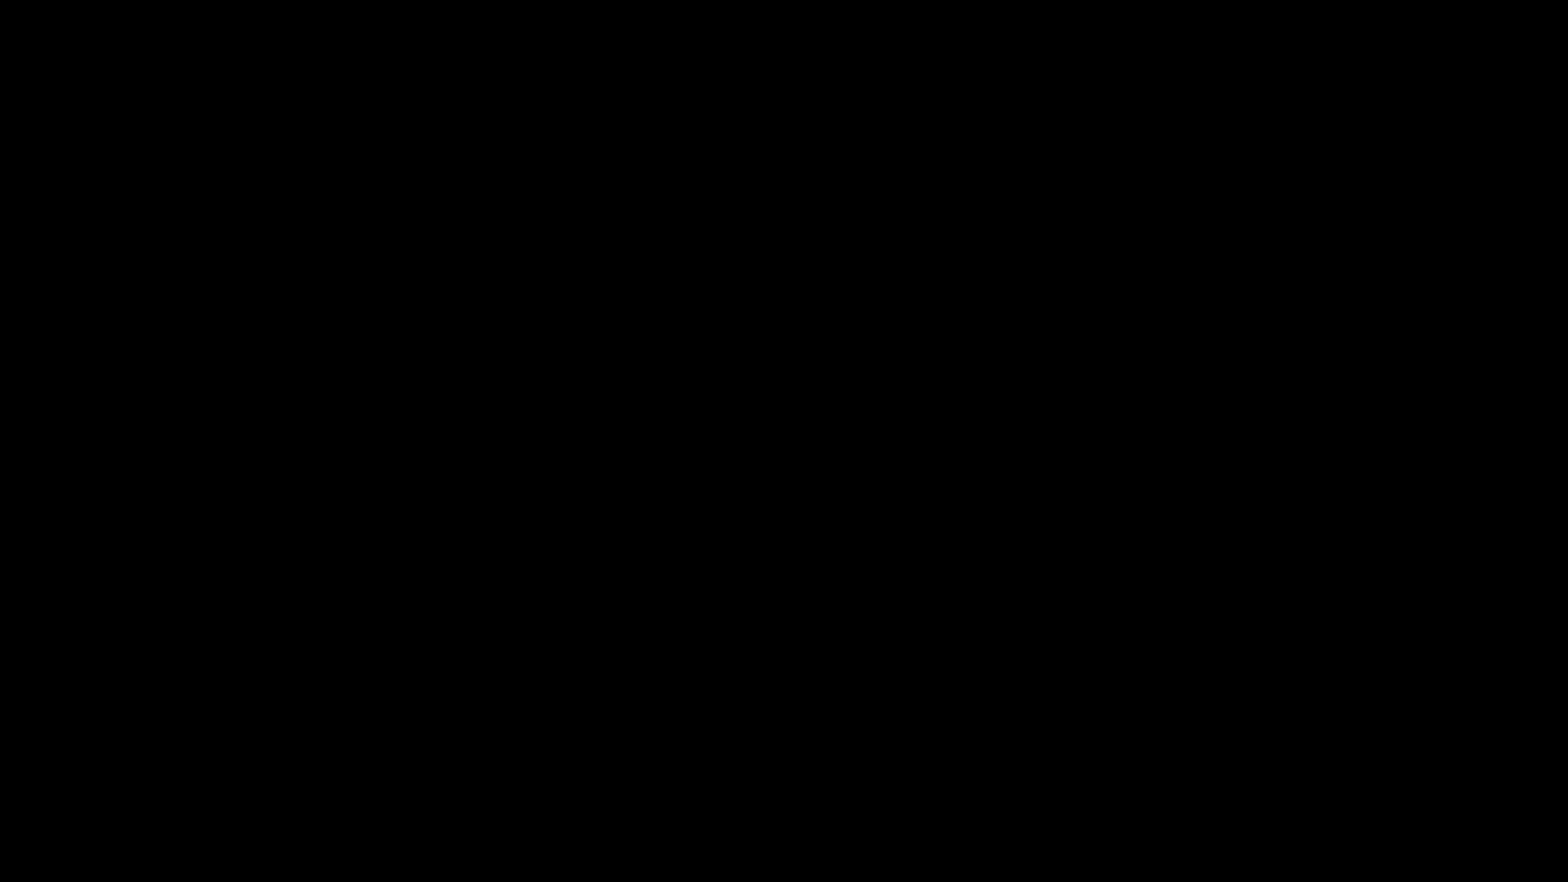
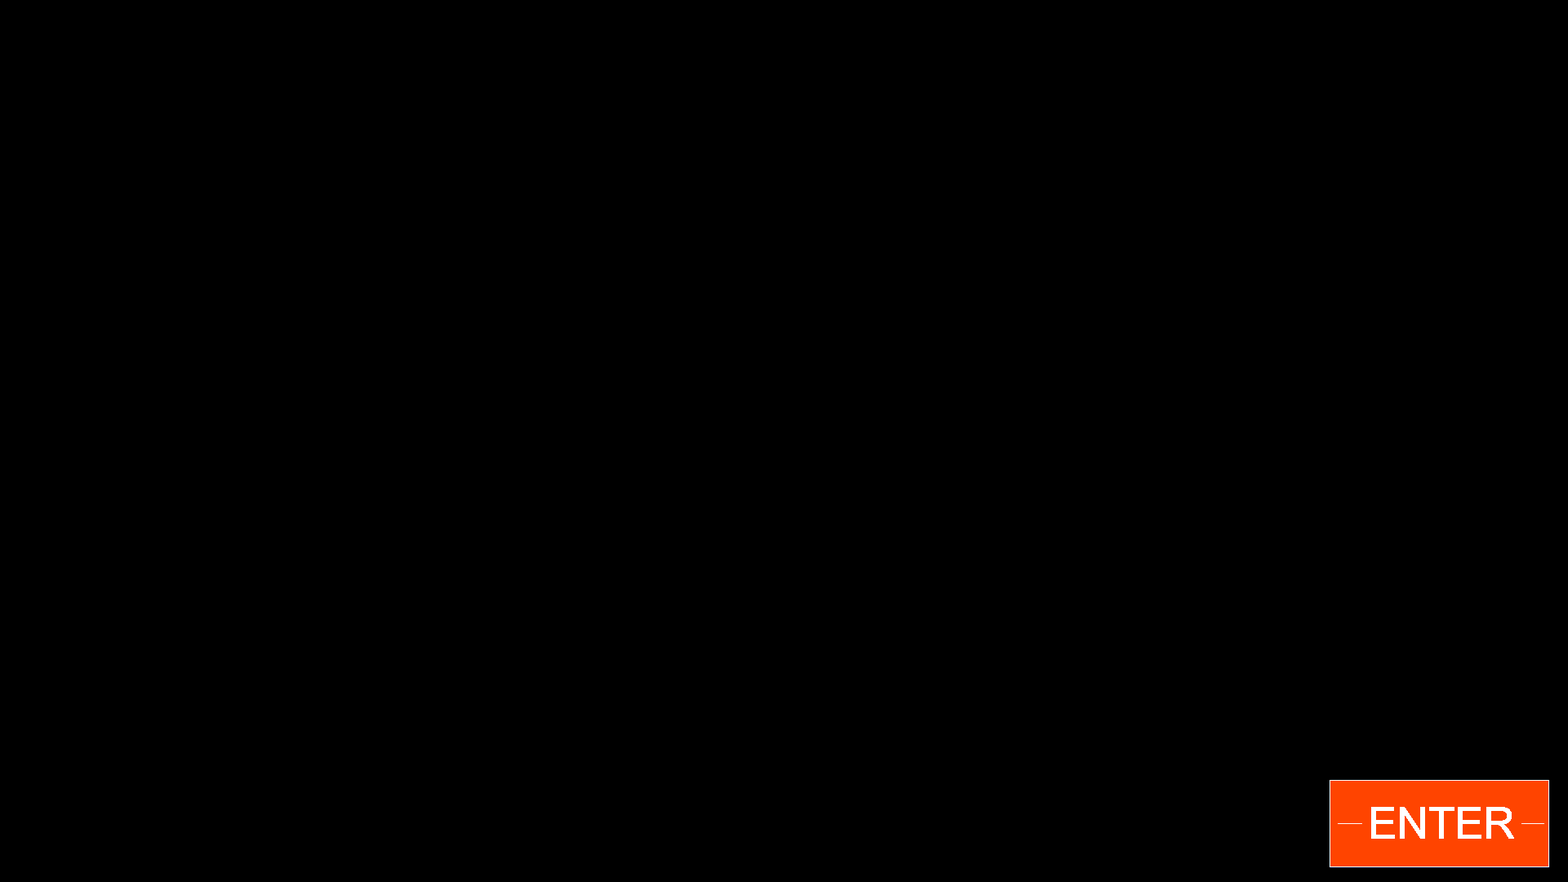
Layered file, before and after one edit (1568x882). Changes by layer:
added layer "ENTER.xcf copy" above "Background copy #7" over [1329, 779, 1551, 869]